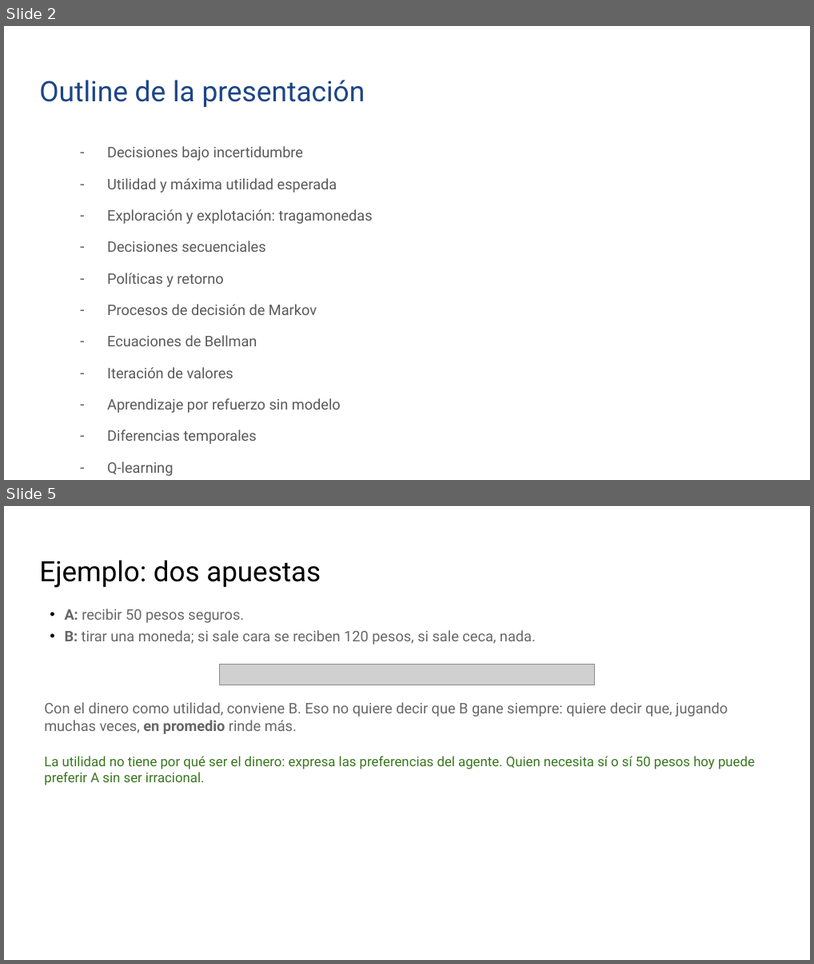
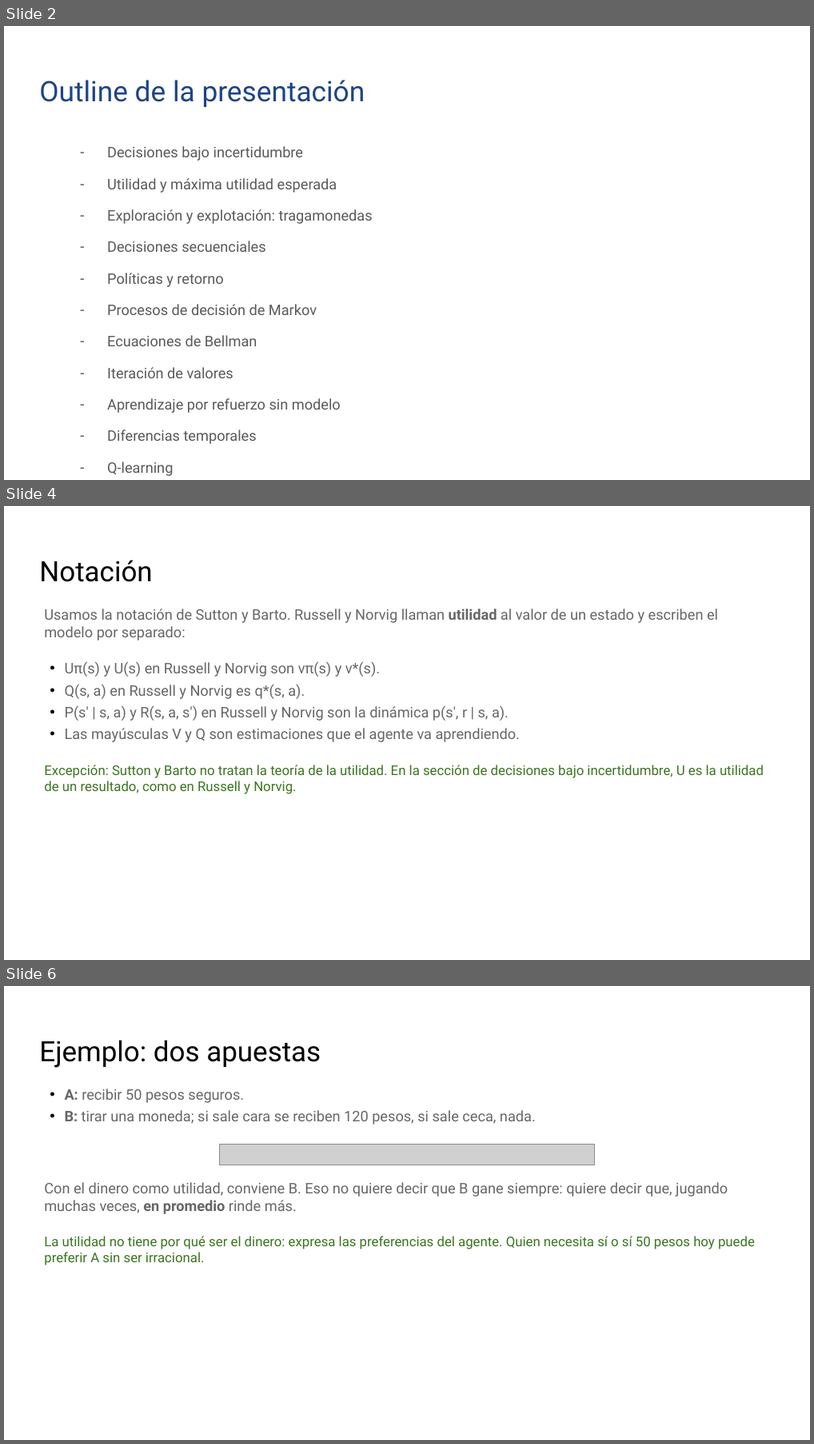
Before and after one commit to telsesser/2026-ML-UNLU, a slide deck: 03-refuerzos/presentaciones/C3-1_ Decisiones secuenciales y Q-learning.pptx. Shown one above the other, each under a label of ours: slides 2 and 5 before the commit, slides 2, 4 and 6 after it; the slides between them are not shown. The pictures are 814x964 and 814x1444 pixels, drawn with LibreOffice and Linux fonts; fonts in the diff are those of the drawing; grey boxes stand for pictures; background and template pictures are left out. Boxes give left, top, right and bottom in pixels: in the first picture for what was removed or moved away, otherwise in the second. Text is boxed around its words. In the diff, an @@ line names an element or a change of style, - is before the commit and + after.

```diff
--- a/03-refuerzos/presentaciones/C3-1_ Decisiones secuenciales y Q-learning.pptx
+++ b/03-refuerzos/presentaciones/C3-1_ Decisiones secuenciales y Q-learning.pptx
@@ slide 4 added at [4,506,810,960], background picture (left out) @@
@@ title added at [39,560,152,582], 25 pt, text #000000 @@
+Notación
@@ text added at [44,608,718,640], 13 pt, text #666666 @@
+Usamos la notación de Sutton y Barto. Russell y Norvig llaman utilidad al valor de un estado y escriben el modelo por separado:
@@ text added at [65,661,520,742], 13 pt, text #666666 @@
+• Uπ(s) y U(s) en Russell y Norvig son vπ(s) y v*(s).
+• Q(s, a) en Russell y Norvig es q*(s, a).
+• P(s′ | s, a) y R(s, a, s′) en Russell y Norvig son la dinámica p(s′, r | s, a).
+• Las mayúsculas V y Q son estimaciones que el agente va aprendiendo.
@@ text added at [44,764,764,794], 12 pt, text #38761D @@
+Excepción: Sutton y Barto no tratan la teoría de la utilidad. En la sección de decisiones bajo incertidumbre, U es la utilidad de un resultado, como en Russell y Norvig.
@@ what was slide 5 is now slide 6 @@
```
Also in this commit, not shown: 14 slides changed, 6 other slides added, 23 other files.
